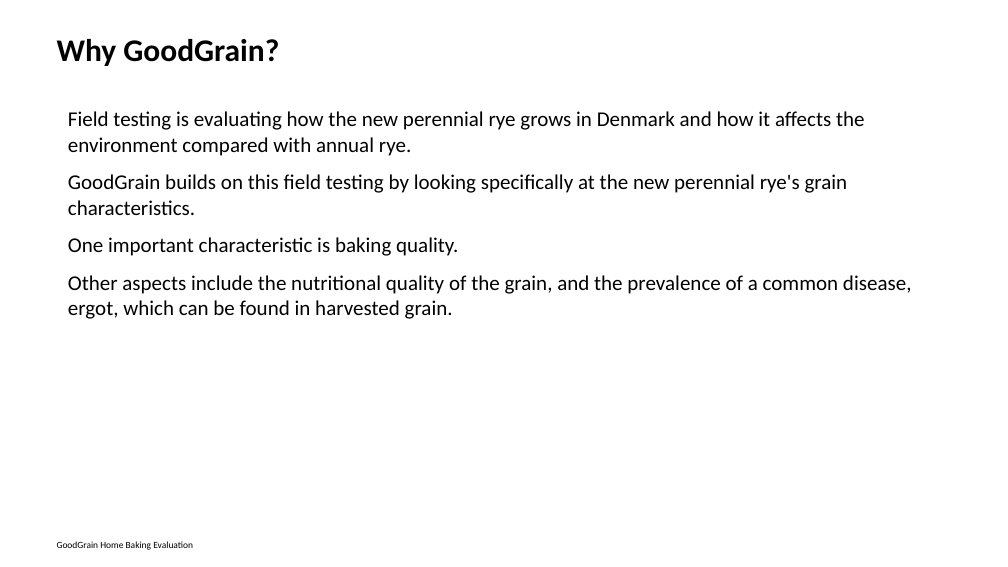
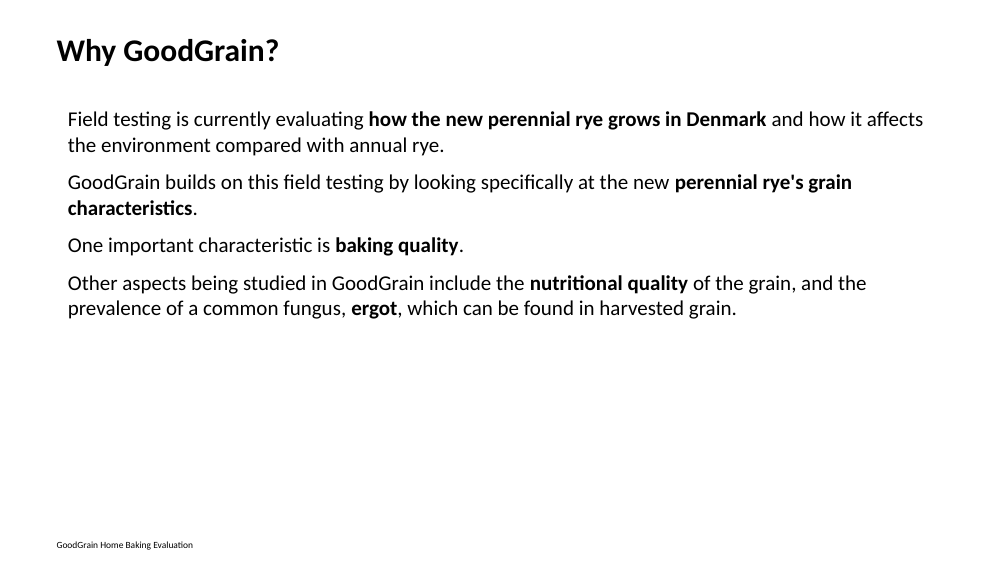
Before and after one commit to vanichols/GoodGrain, a slide deck: slide 6 of documents/informational sheet power point.pptx. Drawn at 1008x567 pixels with LibreOffice and Linux fonts; fonts in the diff are those of the drawing. Boxes give left, top, right and bottom in pixels: in the first picture for what was removed or moved away, otherwise in the second. Text is boxed around its words. In the diff, an @@ line names an element or a change of style, - is before the commit and + after.

```diff
--- a/documents/informational sheet power point.pptx
+++ b/documents/informational sheet power point.pptx
@@ text at bbox=[68, 111, 923, 156]: text changed @@
-Field testing is evaluating how the new perennial rye grows in Denmark and how it affects the environment compared with annual rye.
+Field testing is currently evaluating how the new perennial rye grows in Denmark and how it affects the environment compared with annual rye.
@@ text at bbox=[68, 174, 852, 256]: bold on in "perennial rye's grain characteristics.", "baking quality." @@
@@ text at bbox=[68, 275, 867, 319]: text changed @@
-Other aspects include the nutritional quality of the grain, and the prevalence of a common disease, ergot, which can be found in harvested grain.
+Other aspects being studied in GoodGrain include the nutritional quality of the grain, and the prevalence of a common fungus, ergot, which can be found in harvested grain.
```
Also in this commit, not shown: 13 other slides changed, 2 slides added, 4 other files.
